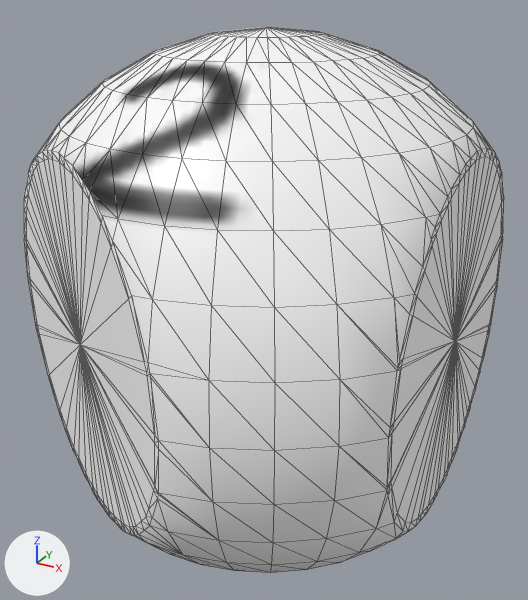
Two versions of the glTF model src/assets/cc0/dice/d3.gltf, one commit apart.
Both versions are drawn from a camera (50 mm lens) standing at (0.01006, -0.01843, 0.00919) and looking at (-0.00025, 0.00033, -0.00019). The lights are fixed; the arrows at lower left show +X, +Y and +Z. The picture after the commit comes second. Mesh edges are drawn as thin lines. Vertices at exactly the same position are counted once.

The first picture shows 'D3'.
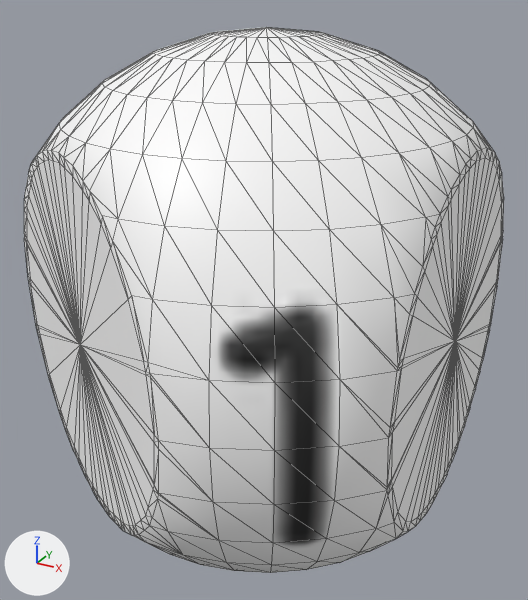
Patch to the scene script:
```diff
--- a/src/assets/cc0/dice/d3.gltf.py
+++ b/src/assets/cc0/dice/d3.gltf.py
@@ img_d3_normal_webp @@
+img_d3_normal_webp = load_image('d3_normal.webp', 'd3_normal.webp', 576, 664, 'Non-Color')
@@ mat_material_0 @@
 n0 = _N.new('ShaderNodeBsdfPrincipled'); n0.name = 'Principled BSDF'
-n0.inputs[2].default_value = 0.42  # 'Roughness'
+n0.inputs[2].default_value = 0.48  # 'Roughness'
 n1 = _N.new('ShaderNodeOutputMaterial'); n1.name = 'Material Output'
@@ mat_material_0 @@
 n2.image = img_d3_webp
+n3 = _N.new('ShaderNodeNormalMap'); n3.name = 'Normal Map'
+n3.uv_map = 'UVMap'
+n4 = _N.new('ShaderNodeTexImage'); n4.name = 'Image Texture.001'
+n4.image = img_d3_normal_webp
 _L.new(n0.outputs[0], n1.inputs[0])  # 'BSDF' to 'Surface'
 _L.new(n2.outputs[0], n0.inputs[0])  # 'Color' to 'Base Color'
+_L.new(n3.outputs[0], n0.inputs[5])  # 'Normal' to 'Normal'
+_L.new(n4.outputs[0], n3.inputs[1])  # 'Color' to 'Color'
@@ me_mesh_0 @@
 # used by ob_d3; location = (0.0, 0.0, 0.0)
-me_mesh_0.from_pydata(...)  # 796 vertices, 1428 faces; spans x -0.008..0.006, y -0.0078..0.0078, z -0.008..0.008
+me_mesh_0.from_pydata(...)  # 786 vertices, 1428 faces; spans x -0.008..0.006, y -0.0078..0.0078, z -0.008..0.008
+# me_mesh_0 part 1
+# 12 vertices are removed from x 0.0016..0.006, y 0.0, z -0.0078..0.0078
+# 30 faces are deleted
+# 2 vertices are added at (0.006, 0.0, -0.005), (0.006, 0.0, 0.005)
+# 30 new faces join them
+# me_mesh_0 part 2
+# 4 vertices are removed from x -0.0073..-0.0072, y -0.0027..0.0027, z -0.0015..0.0015
+# 22 faces are deleted
+# 2 vertices move within x -0.0072, y -0.0027..0.0027, z -0.0015..0.0015
+# 4 vertices are added at (-0.0071, 0.0028, -0.0015), (-0.0073, 0.0027, -0.0002), (-0.0071, -0.0028, 0.0015), (-0.0073, -0.0027, 0.0002)
+# 22 new faces join them
+# me_mesh_0 part 3: 1376 kept faces spanning x -0.008..0.006, y -0.0078..0.0078, z -0.008..0.008 get new texture (UV) coordinates
 me_mesh_0.materials.append(mat_material_0)
```

Location of each change, [x1, y1, x2, y2] in pixels of the pictures (528 x 600 px; the box of a moved part takes in the faces that stretch with it):
'D3', surface changed, reshaped
    both: [24, 27, 504, 573]
part 1 of me_mesh_0, moved or reshaped
    both: [268, 27, 481, 502]
part 2 of me_mesh_0, moved or reshaped
    both: [24, 238, 80, 344]
part 3 of me_mesh_0, surface changed
    both: [69, 58, 338, 550]
